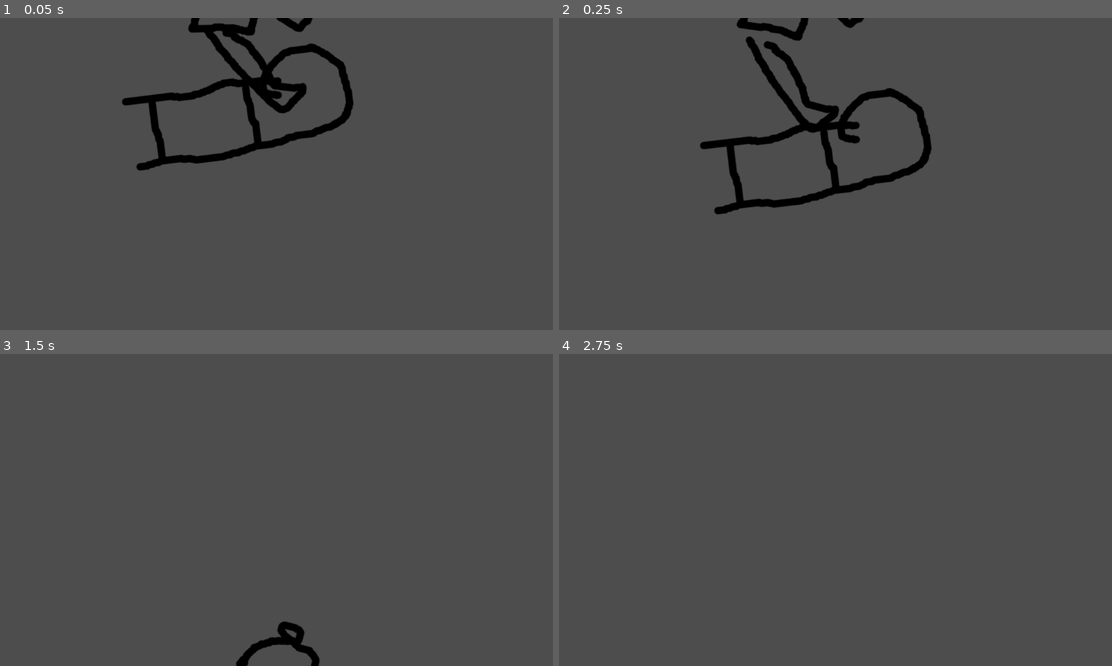
Above: before the commit, frames 1-4 (two rows, left to right).
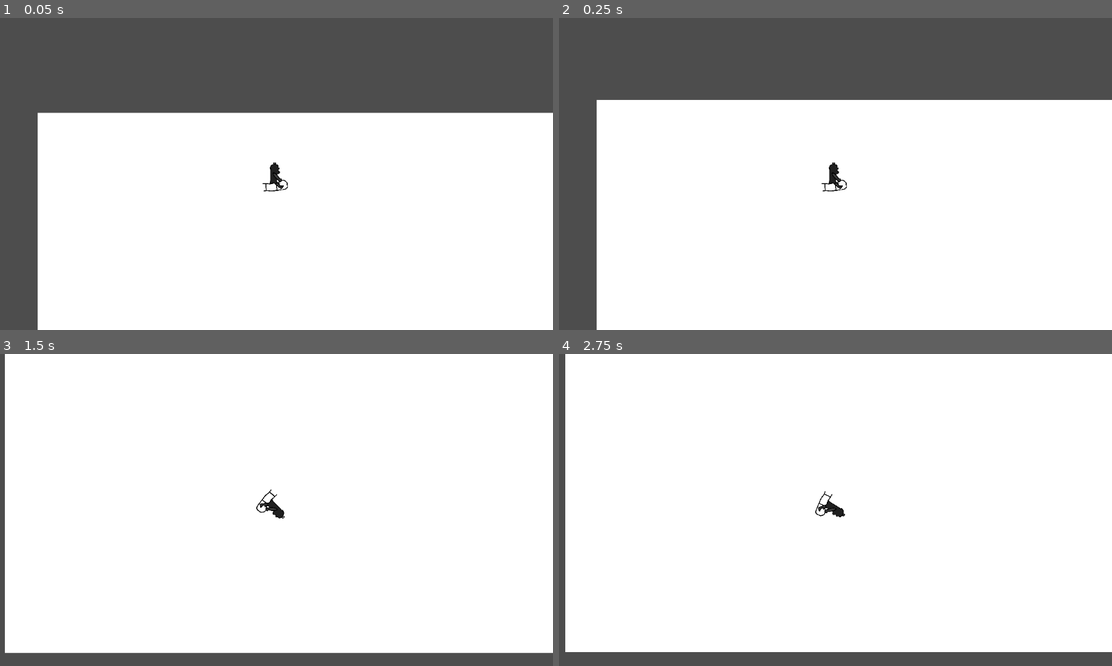
Above: after the commit, the same moments.

Repository: cash-i1/riding-Down-from-the-Top-from-As-Tczasbin-0n-LiNE
Game: Godot game, scene res://scenes/main.tscn
Same seed, same stepped clock (60 frames per second), same inputs: the game is played once before the commit and once after it. Before the commit the project has no main scene; this scene is started directly in both runs.
Inputs:
- Up to frame 1 (0.05 s): no input
- Up to frame 2 (0.25 s): no input
- Up to frame 3 (1.5 s): tap Enter (ui_accept) at 0.5, 0.6, 0.77, 1.07, 1.35 s; hold Right (ui_right) from 0.53 s (still down)
- Up to frame 4 (2.75 s): tap Enter (ui_accept) at 1.52, 1.82, 2.1 s; release Right (ui_right) at 2.03 s; hold Left (ui_left) from 2.03 s (still down)

The runs differ from the first frame. In frame 1, 68% of the frame differs, in the area x 6-100%, y 0-100%; in frame 2, 70%; in frame 3, 95%, in the area x 0-100%, y 0-100%; in frame 4, 94%.

Commit message:
redid with a static texture

Diff:
--- a/project.godot
+++ b/project.godot
@@ -11,5 +11,6 @@
 [application]
 
 config/name="riding-Down-from-the-Top-from-As-Tczasbin-0n-LiNE"
+run/main_scene="res://scenes/main.tscn"
 config/features=PackedStringArray("4.2", "Forward Plus")
 config/icon="res://icon.svg"
--- a/scenes/main.tscn
+++ b/scenes/main.tscn
@@ -8,7 +8,6 @@
 [node name="main" type="Node2D"]
 
 [node name="background" type="ColorRect" parent="."]
-visible = false
 offset_right = 1169.0
 offset_bottom = 670.0
 size_flags_horizontal = 4
@@ -21,6 +20,9 @@
 
 [node name="ui" type="CanvasLayer" parent="."]
 
-[node name="CollisionShape2D" type="CollisionShape2D" parent="."]
+[node name="StaticBody2D" type="StaticBody2D" parent="."]
+rotation = 0.13355
+
+[node name="CollisionShape2D" type="CollisionShape2D" parent="StaticBody2D"]
 position = Vector2(535, 388)
 shape = SubResource("RectangleShape2D_yn8ki")
--- a/scenes/player.tscn
+++ b/scenes/player.tscn
@@ -1,51 +1,20 @@
-[gd_scene load_steps=5 format=3 uid="uid://duti1f77wrshf"]
+[gd_scene load_steps=2 format=3 uid="uid://duti1f77wrshf"]
 
-[ext_resource type="Texture2D" uid="uid://bvmndop57deew" path="res://assets/tczasbin/arm.png" id="1_1jqkw"]
-[ext_resource type="Texture2D" uid="uid://c0dcl0h3ds3ws" path="res://assets/tczasbin/body.png" id="2_wplg6"]
-[ext_resource type="Texture2D" uid="uid://clqyip8it4m8a" path="res://assets/tczasbin/leg.png" id="3_ol3ey"]
-[ext_resource type="Texture2D" uid="uid://c2nt4uuwjc0hl" path="res://assets/tczasbin/sled.png" id="4_lnkm5"]
+[ext_resource type="Texture2D" uid="uid://dj3aqxjmddesm" path="res://assets/tczasbin.png" id="1_4gux8"]
 
-[node name="player" type="CharacterBody2D"]
+[node name="player" type="RigidBody2D"]
 
-[node name="body_parts" type="Node2D" parent="."]
+[node name="Sprite2D" type="Sprite2D" parent="."]
+scale = Vector2(0.109776, 0.109776)
+texture = ExtResource("1_4gux8")
 
-[node name="body" type="RigidBody2D" parent="body_parts"]
-position = Vector2(-8, -235)
+[node name="CollisionPolygon2D" type="CollisionPolygon2D" parent="."]
+position = Vector2(1, -9)
+scale = Vector2(0.164418, 0.140625)
+polygon = PackedVector2Array(-154, 269, -153, 306, 121.641, 298.667, 121.641, 263.111)
 
-[node name="body_sprite" type="Sprite2D" parent="body_parts/body"]
-texture = ExtResource("2_wplg6")
+[node name="CollisionPolygon2D2" type="CollisionPolygon2D" parent="."]
+position = Vector2(46, 73)
+polygon = PackedVector2Array(-52, -89, -52, -78, -43, -79, -43, -88)
 
-[node name="body_collision" type="CollisionPolygon2D" parent="body_parts/body"]
-polygon = PackedVector2Array(53, -154, 68, -140, 64, -108, 87, -92, 82, -78, 63, -67, 75, -35, 91, -24, 85, 3, 57, 10, 42, 14, 34, 201, -86, 192, -69, -82, -89, -86, -78, -128, -26, -162, -2, -171, -30, -187, -19, -202, 11, -201, 20, -181, 11, -172)
-
-[node name="sled" type="RigidBody2D" parent="body_parts"]
-
-[node name="sled_sprite" type="Sprite2D" parent="body_parts/sled"]
-texture = ExtResource("4_lnkm5")
-
-[node name="sled_collision" type="CollisionPolygon2D" parent="body_parts/sled"]
-polygon = PackedVector2Array(-228, -38, -57, -36, 57, -44, 119, -100, 180, -96, 219, -61, 227, 39, 144, 77, -18, 93, -161, 96, -212, 103)
-
-[node name="leg" type="RigidBody2D" parent="body_parts"]
-position = Vector2(53, -39)
-
-[node name="leg_sprite" type="Sprite2D" parent="body_parts/leg"]
-texture = ExtResource("3_ol3ey")
-
-[node name="leg_collision" type="CollisionPolygon2D" parent="body_parts/leg"]
-polygon = PackedVector2Array(-64, -73, -33, -58, 14, -18, 49, 23, 107, 24, 69, 75, -106, -70)
-
-[node name="arm" type="RigidBody2D" parent="body_parts"]
-position = Vector2(67, -168)
-
-[node name="arm_sprite" type="Sprite2D" parent="body_parts/arm"]
-texture = ExtResource("1_1jqkw")
-
-[node name="arm_collision" type="CollisionPolygon2D" parent="body_parts/arm"]
-polygon = PackedVector2Array(-34, -72, 15, -27, 53, 23, 78, 29, 86, 73, 58, 91, -7, 40, -56, -7, -83, -60, -78, -94)
-
-[node name="joints" type="Node2D" parent="body_parts"]
-
-[node name="arm_body" type="PinJoint2D" parent="body_parts/joints"]
-node_a = NodePath("../../arm")
-node_b = NodePath("../../body")
+[node name="Camera2D" type="Camera2D" parent="."]
--- /dev/null
+++ b/scenes/player_multi_part.tscn
@@ -0,0 +1,51 @@
+[gd_scene load_steps=5 format=3 uid="uid://duqbe7kt1vfbe"]
+
+[ext_resource type="Texture2D" uid="uid://c0dcl0h3ds3ws" path="res://assets/tczasbin/body.png" id="1_u4uk6"]
+[ext_resource type="Texture2D" uid="uid://c2nt4uuwjc0hl" path="res://assets/tczasbin/sled.png" id="2_t6eqa"]
+[ext_resource type="Texture2D" uid="uid://clqyip8it4m8a" path="res://assets/tczasbin/leg.png" id="3_x5yy4"]
+[ext_resource type="Texture2D" uid="uid://bvmndop57deew" path="res://assets/tczasbin/arm.png" id="4_05gb0"]
+
+[node name="player" type="CharacterBody2D"]
+
+[node name="body_parts" type="Node2D" parent="."]
+
+[node name="body" type="RigidBody2D" parent="body_parts"]
+position = Vector2(-8, -235)
+
+[node name="body_sprite" type="Sprite2D" parent="body_parts/body"]
+texture = ExtResource("1_u4uk6")
+
+[node name="body_collision" type="CollisionPolygon2D" parent="body_parts/body"]
+polygon = PackedVector2Array(53, -154, 68, -140, 64, -108, 87, -92, 82, -78, 63, -67, 75, -35, 91, -24, 85, 3, 57, 10, 42, 14, 34, 201, -86, 192, -69, -82, -89, -86, -78, -128, -26, -162, -2, -171, -30, -187, -19, -202, 11, -201, 20, -181, 11, -172)
+
+[node name="sled" type="RigidBody2D" parent="body_parts"]
+
+[node name="sled_sprite" type="Sprite2D" parent="body_parts/sled"]
+texture = ExtResource("2_t6eqa")
+
+[node name="sled_collision" type="CollisionPolygon2D" parent="body_parts/sled"]
+polygon = PackedVector2Array(-228, -38, -57, -36, 57, -44, 119, -100, 180, -96, 219, -61, 227, 39, 144, 77, -18, 93, -161, 96, -212, 103)
+
+[node name="leg" type="RigidBody2D" parent="body_parts"]
+position = Vector2(53, -39)
+
+[node name="leg_sprite" type="Sprite2D" parent="body_parts/leg"]
+texture = ExtResource("3_x5yy4")
+
+[node name="leg_collision" type="CollisionPolygon2D" parent="body_parts/leg"]
+polygon = PackedVector2Array(-64, -73, -33, -58, 14, -18, 49, 23, 107, 24, 69, 75, -106, -70)
+
+[node name="arm" type="RigidBody2D" parent="body_parts"]
+position = Vector2(67, -168)
+
+[node name="arm_sprite" type="Sprite2D" parent="body_parts/arm"]
+texture = ExtResource("4_05gb0")
+
+[node name="arm_collision" type="CollisionPolygon2D" parent="body_parts/arm"]
+polygon = PackedVector2Array(-34, -72, 15, -27, 53, 23, 78, 29, 86, 73, 58, 91, -7, 40, -56, -7, -83, -60, -78, -94)
+
+[node name="joints" type="Node2D" parent="body_parts"]
+
+[node name="arm_body" type="PinJoint2D" parent="body_parts/joints"]
+node_a = NodePath("../../arm")
+node_b = NodePath("../../body")
--- /dev/null
+++ b/scripts/player.gd
@@ -0,0 +1,28 @@
+extends CharacterBody2D
+
+
+const SPEED = 300.0
+const JUMP_VELOCITY = -400.0
+
+# Get the gravity from the project settings to be synced with RigidBody nodes.
+var gravity = ProjectSettings.get_setting("physics/2d/default_gravity")
+
+
+func _physics_process(delta):
+    # Add the gravity.
+    if not is_on_floor():
+        velocity.y += gravity * delta
+
+    # Handle jump.
+    if Input.is_action_just_pressed("ui_accept") and is_on_floor():
+        velocity.y = JUMP_VELOCITY
+
+    # Get the input direction and handle the movement/deceleration.
+    # As good practice, you should replace UI actions with custom gameplay actions.
+    var direction = Input.get_axis("ui_left", "ui_right")
+    if direction:
+        velocity.x = direction * SPEED
+    else:
+        velocity.x = move_toward(velocity.x, 0, SPEED)
+
+    move_and_slide()
Binary file added: assets/tczasbin.png
Not shown, changed: assets/tczasbin.png.import
Binary file removed: assets/tczasbin/Background.png
Binary file removed: assets/tczasbin/Layer 1.png
Not shown, removed: assets/tczasbin/Layer 1.png.import
Not shown, added: assets/tczasbin.xcf
